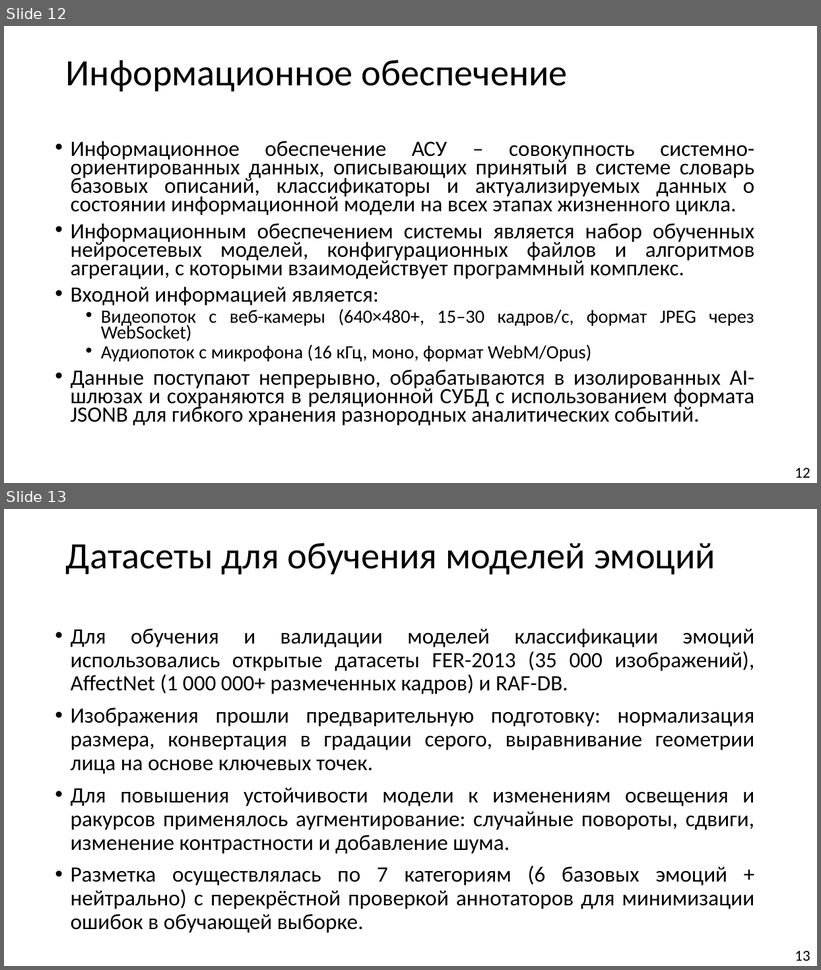
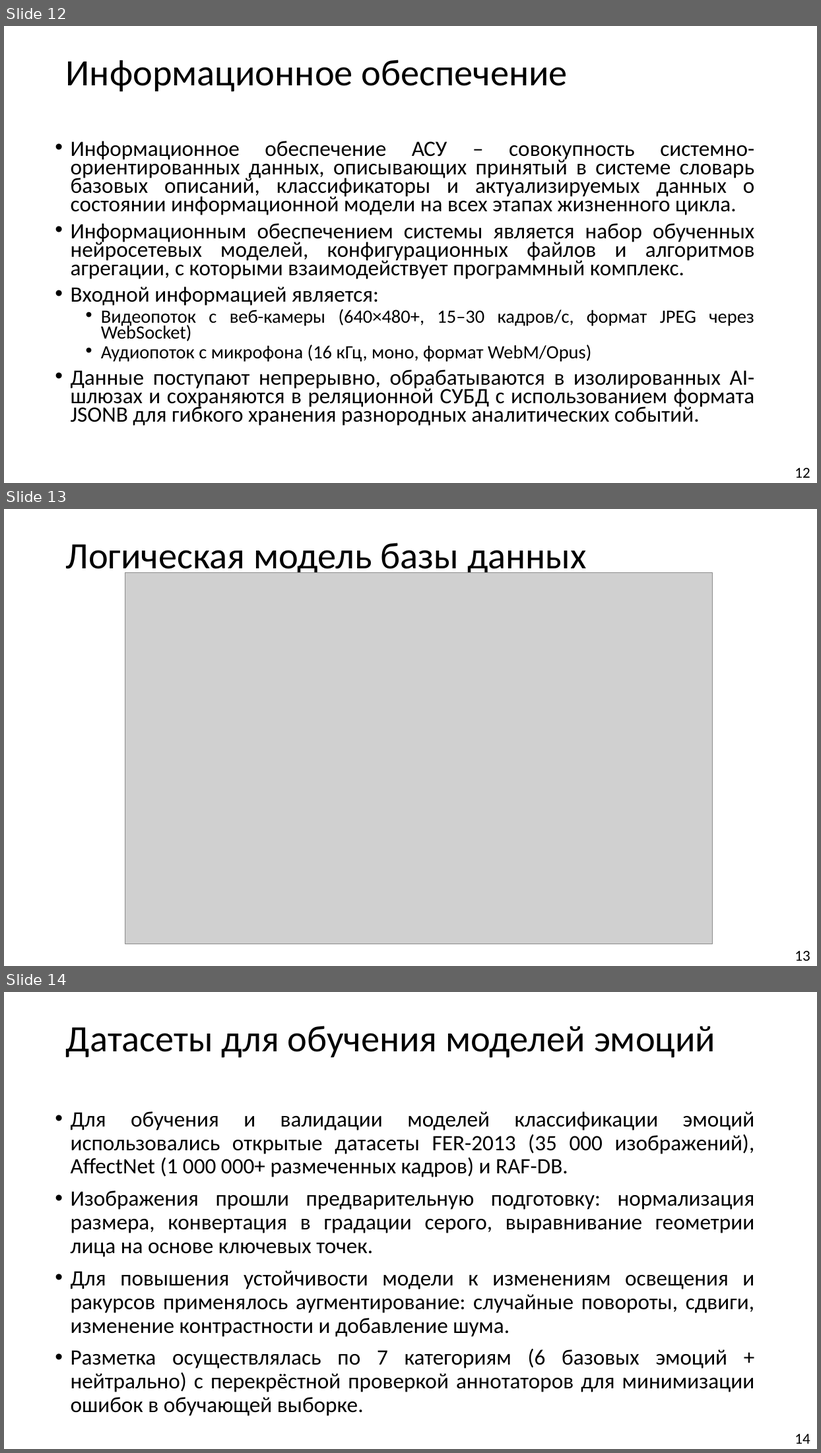
Before and after one commit to Hetsunya/diplom-docs, a slide deck: вкр/практика/презентация по_преддипломной_практике_Демьянцев_Виталий_Владиславович_606_22.pptx. Shown one above the other, each under a label of ours: slides 12 and 13 before the commit, slides 12, 13 and 14 after it. The pictures are 821x970 and 821x1453 pixels, drawn with LibreOffice and Linux fonts; fonts in the diff are those of the drawing; grey boxes stand for pictures. Boxes give left, top, right and bottom in pixels: in the first picture for what was removed or moved away, otherwise in the second. Text is boxed around its words. In the diff, an @@ line names an element or a change of style, - is before the commit and + after.

```diff
--- a/вкр/практика/презентация по_преддипломной_практике_Демьянцев_Виталий_Владиславович_606_22.pptx
+++ b/вкр/практика/презентация по_преддипломной_практике_Демьянцев_Виталий_Владиславович_606_22.pptx
@@ slide 13 added at [4, 509, 817, 966], background #FFFFFF @@
@@ title added at [66, 543, 587, 577], 44 pt, text #000000 @@
+Логическая модель базы данных
@@ picture added at [125, 572, 713, 944] @@
@@ page number added at [795, 951, 810, 961], 18 pt, text #000000 @@
+13
@@ what was slide 13 is now slide 14 @@
@@ page number at [795, 1434, 810, 1444]: text changed @@
-13
+14
```
Also in this commit, not shown: 16 other files.
